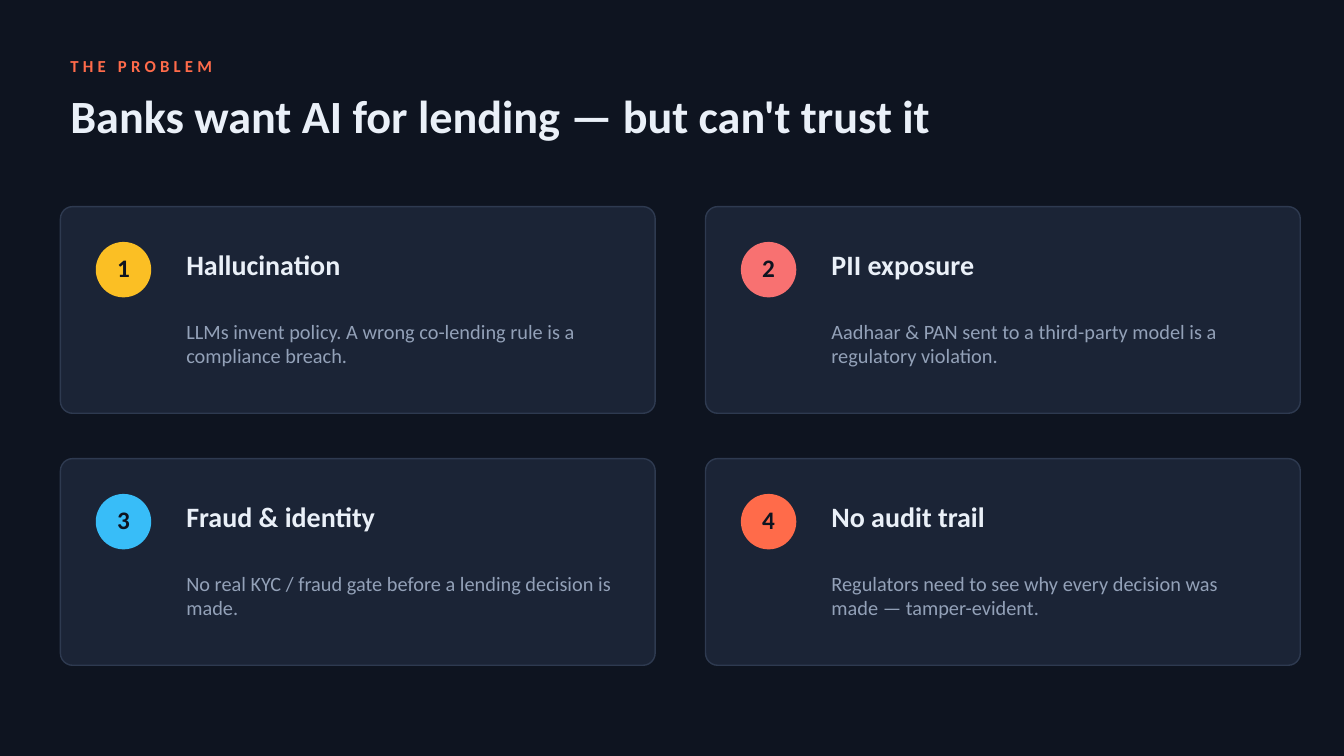
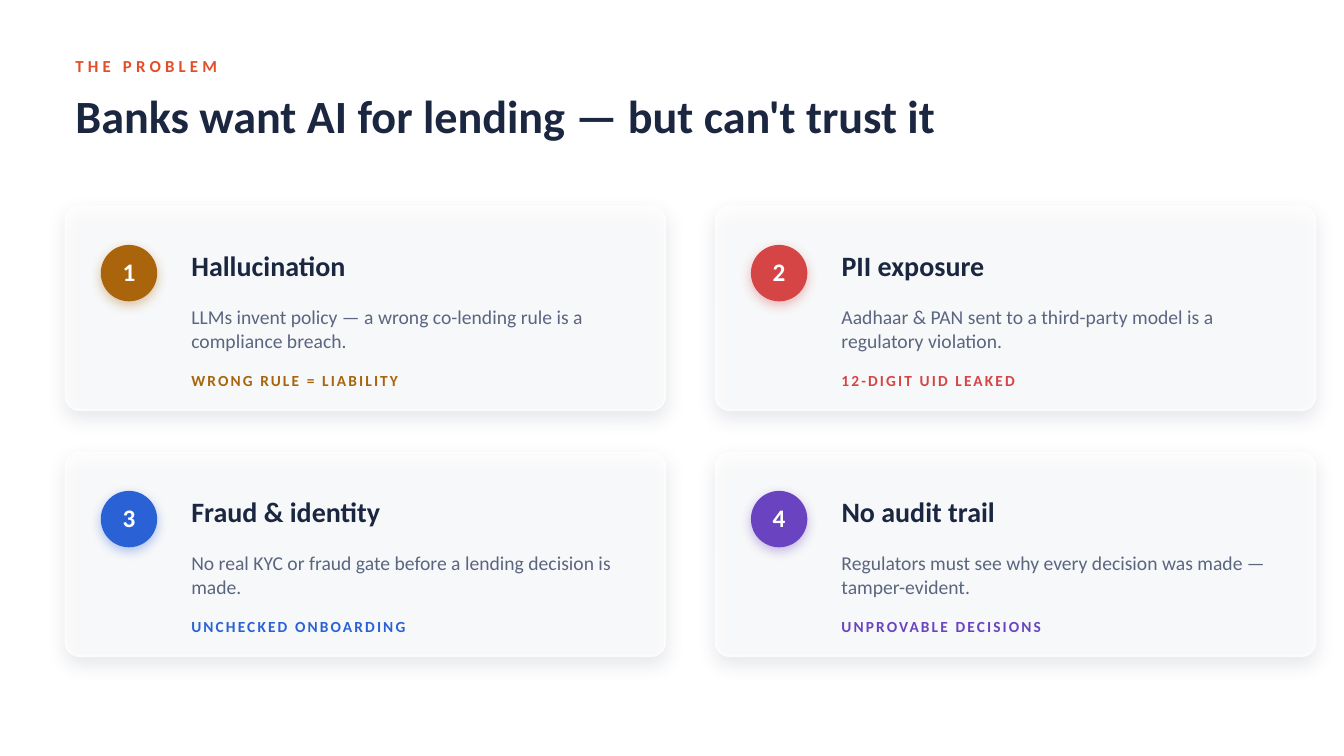
Before and after one commit to KoynaKarmakar/openswarm, a slide deck: slide 2 of docs/VERITAS_OpenSwarm_pitch.pptx. Drawn at 1344x756 pixels with LibreOffice and Linux fonts; fonts in the diff are those of the drawing; background and template pictures are left out. Boxes give left, top, right and bottom in pixels: in the first picture for what was removed or moved away, otherwise in the second. Text is boxed around its words. In the diff, an @@ line names an element or a change of style, - is before the commit and + after.

```diff
--- a/docs/VERITAS_OpenSwarm_pitch.pptx
+++ b/docs/VERITAS_OpenSwarm_pitch.pptx
@@ background #0E1420 to picture (left out) @@
@@ text "THE PROBLEM" at (75, 61, 217, 72): text colour #FF6B4A to #E24E28 @@
@@ rounded rectangle: place and size @@
-rounded rectangle at (60, 207, 655, 413)
+rounded rectangle at (66, 207, 665, 410)
@@ rounded rectangle: place and size @@
-rounded rectangle at (706, 207, 1301, 413)
+rounded rectangle at (716, 207, 1316, 410)
@@ ellipse: place and size @@
-ellipse at (96, 242, 151, 297)
+ellipse at (101, 245, 157, 301)
@@ ellipse at (101, 245, 157, 301): fill #FBBF24 to #A9640C; shadow on @@
@@ text colour #0E1420 to #FFFFFF in 4 elements at (123, 264, 136, 281), (123, 510, 136, 527), (773, 510, 786, 527), (773, 264, 786, 281) @@
@@ text "2": place and size @@
-text "2" at (762, 260, 775, 277)
+text "2" at (773, 264, 786, 281)
@@ ellipse: place and size @@
-ellipse at (741, 242, 797, 297)
+ellipse at (751, 245, 808, 301)
@@ ellipse at (751, 245, 808, 301): fill #F87171 to #D64545; shadow on @@
@@ text "PII exposure": place and size @@
-text "PII exposure" at (831, 257, 975, 280)
+text "PII exposure" at (842, 258, 985, 281)
@@ text "Aadhaar & PAN sent to ...": place and size @@
-text "Aadhaar & PAN sent to ..." at (831, 325, 1217, 367)
+text "Aadhaar & PAN sent to ..." at (841, 310, 1213, 352)
@@ text "Aadhaar & PAN sent to ..." at (841, 310, 1213, 352): size 14.5 to 14 pt, text colour #93A1B8 to #5A6580 @@
@@ text at (191, 310, 582, 351): text changed; size 14.5 to 14 pt; text colour #93A1B8 to #5A6580 @@
-LLMs invent policy. A wrong co-lending rule is a compliance breach.
+LLMs invent policy — a wrong co-lending rule is a compliance breach.
@@ text added at (191, 376, 398, 386), 11 pt, text #A9640C, bold @@
+WRONG RULE = LIABILITY
@@ text added at (841, 376, 1014, 386), 11 pt, text #D64545, bold @@
+12-DIGIT UID LEAKED
@@ rounded rectangle: place and size @@
-rounded rectangle at (60, 459, 655, 665)
+rounded rectangle at (66, 453, 665, 656)
@@ fill #1B2436 to #FFFFFF at 70% opacity; outline #2E3A50 1 pt to #FFFFFF 1.25 pt; shadow on; proportions changed in 4 elements at (66, 207, 665, 410), (716, 207, 1316, 410), (66, 453, 665, 656), (716, 453, 1316, 656) @@
@@ rounded rectangle: place and size @@
-rounded rectangle at (706, 459, 1301, 665)
+rounded rectangle at (716, 453, 1316, 656)
@@ ellipse: place and size @@
-ellipse at (96, 494, 151, 549)
+ellipse at (101, 491, 157, 547)
@@ ellipse at (101, 491, 157, 547): fill #38BDF8 to #2A62D6; shadow on @@
@@ text "4": place and size @@
-text "4" at (762, 512, 775, 529)
+text "4" at (773, 510, 786, 527)
@@ ellipse: place and size @@
-ellipse at (741, 494, 797, 549)
+ellipse at (751, 491, 808, 547)
@@ ellipse at (751, 491, 808, 547): fill #FF6B4A to #6A44C0; shadow on @@
@@ text colour #EAF0F8 to #1B2740 in 5 elements at (75, 100, 934, 141), (191, 256, 345, 277), (842, 258, 985, 281), (191, 502, 380, 527), (842, 502, 995, 522) @@
@@ text "No audit trail": place and size @@
-text "No audit trail" at (831, 507, 985, 527)
+text "No audit trail" at (842, 502, 995, 522)
@@ text at (191, 556, 610, 594): text changed; size 14.5 to 14 pt; text colour #93A1B8 to #5A6580 @@
-No real KYC / fraud gate before a lending decision is made.
+No real KYC or fraud gate before a lending decision is made.
@@ text at (841, 556, 1242, 597): text changed; size 14.5 to 14 pt; text colour #93A1B8 to #5A6580 @@
-Regulators need to see why every decision was made — tamper-evident.
+Regulators must see why every decision was made — tamper-evident.
@@ text added at (191, 622, 405, 632), 11 pt, text #2A62D6, bold @@
+UNCHECKED ONBOARDING
@@ text added at (832, 609, 1286, 644), 11 pt, text #6A44C0, bold @@
+UNPROVABLE DECISIONS
```
Also in this commit, not shown: 12 other slides changed, 1 slide added.
